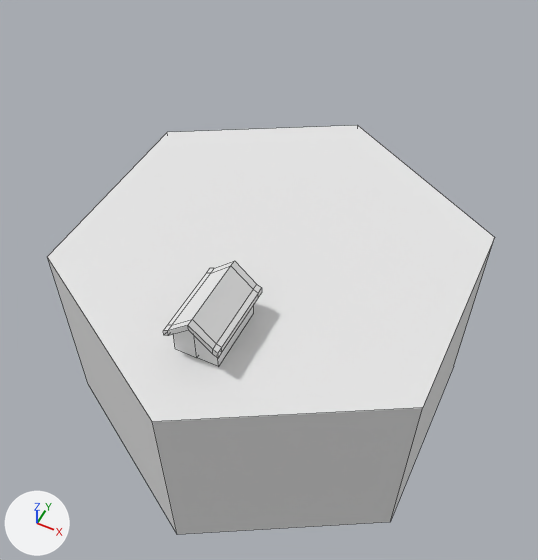
The Blender file Assets/Resources/Meshes/Tiles/barracks01.blend: old version first, new version second.
One viewpoint serves both versions: a camera (50 mm lens) standing at (0.513, -1.048, 1.193) and looking at (-0.006, -0.011, -0.103). The lights are fixed; the arrows at lower left show +X, +Y and +Z. Mesh edges are drawn as thin lines.

Script lines for the objects in view, before the commit:
```python
me_cylinder_002 = bpy.data.meshes.new('Cylinder.002')
me_cylinder_002.from_pydata(...)  # 58 vertices, 52 faces; spans x -0.433..0.433, y -0.5..0.5, z -0.25..0.37
# faces by material slot: [1, 7, 8, 36]
me_cylinder_002.materials.append(mat_top)  # white #e7e7e7
me_cylinder_002.materials.append(mat_base)  # white #e7e7e7
me_cylinder_002.materials.append(mat_walls)  # white #e7e7e7
me_cylinder_002.materials.append(mat_roof)  # white #e7e7e7
ob_tile = bpy.data.objects.new('Tile', me_cylinder_002)
ob_tile.location = (0.0, 0.0, -0.25)
```
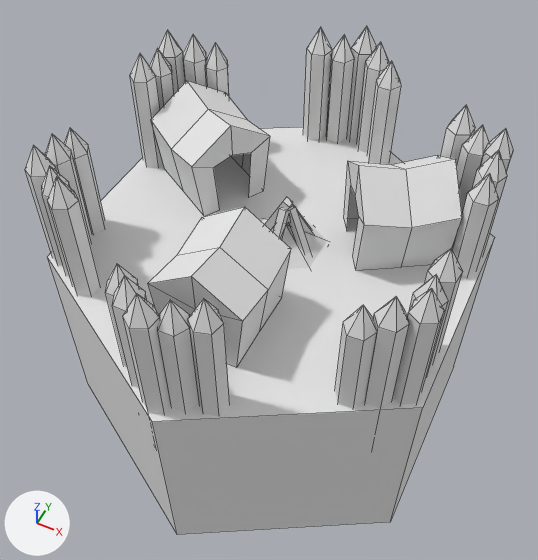
Pixel boxes (x1, y1, x2, y2) of what changed, in the pictures (538 x 560 px):
'Tile', reshaped (9% wider, 24% taller)
    before: (47, 125, 495, 534)
    after: (25, 26, 513, 534)
part 1 of me_cylinder_002, deleted
    before: (163, 261, 262, 367)
part 2 of me_cylinder_002, added
    after: (25, 26, 513, 416)

The edits, one by one:
Material 'Tents' (mat_tents) is new.
Its base color is (0.8, 0.8, 0.8) (white #e7e7e7).
Material 'Poles' (mat_poles) is new.
Its base color is (0.8, 0.8, 0.8) (white #e7e7e7).
Material 'Poles Top' (mat_poles_top) is new.
Its base color is (0.8, 0.8, 0.8) (white #e7e7e7).
me_cylinder_002 is used by ob_tile; location (0.0, 0.0, -0.25).
me_cylinder_002 had 58 vertices, 52 faces and spanned x -0.433..0.433, y -0.5..0.5, z -0.25..0.37.
me_cylinder_002 now has 545 vertices, 633 faces and spans x -0.433..0.433, y -0.5..0.5, z -0.25..0.558.
me_cylinder_002 part 1: the loose piece of 46 vertices spanning x -0.059..0.059, y -0.354..-0.174, z 0.25..0.37 is deleted.
me_cylinder_002 part 2: 533 vertices added at x -0.429..0.426, y -0.487..0.488, z 0.067..0.558.
me_cylinder_002 now uses material mat_tents (white #e7e7e7).
me_cylinder_002 now uses material mat_poles (white #e7e7e7).
me_cylinder_002 now uses material mat_poles_top (white #e7e7e7).
